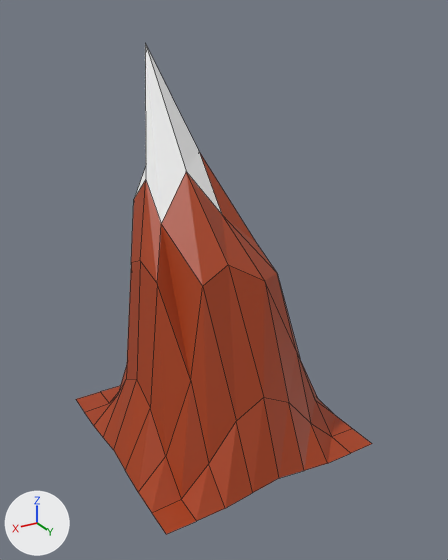
A saved change to the Blender file RBDCivilization/Assets/Models/Landscape/Montaña5.blend.
Both versions are drawn from a camera (50 mm lens) standing at (19.5, 33.6, 28.1) and looking at (-0.1, 1.0, 11.8). The axes (+X, +Y, +Z) are drawn at lower left. The lights are the same throughout. Mesh edges are drawn as thin lines.
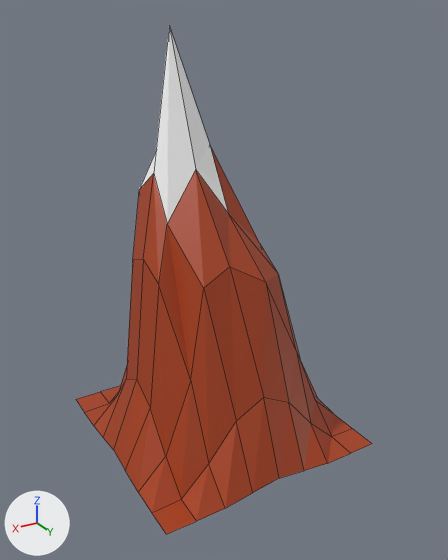
Changed parts and their boxes (x1, y1, x2, y2) in the pictures (448 x 560 px; the box of a moved part takes in the faces that stretch with it):
'Plane.001', reshaped: before (76, 44, 372, 534); after (76, 27, 372, 534)
part 1 of me_plane_002, moved or reshaped: before (127, 44, 293, 391); after (127, 27, 293, 391)

What changed in the scene script:
```text
Change me_plane_002:
    used by ob_plane_001; location = (0.0, 0.0, 0.0); scale = (8.13, 8.13, 8.13)
    remove me_plane_002.from_pydata(...)  # 81 vertices, 64 faces; spans x -1.0..1.0, y -1.0..1.0, z 0.0..3.24
    add me_plane_002.from_pydata(...)  # 81 vertices, 64 faces; spans x -1.0..1.0, y -1.0..1.0, z 0.0..3.37
    me_plane_002 part 1: 21 of 81 vertices moved; they spanned x -0.48..0.6, y -0.94..0.43, z 1.44..3.24 and now span x -0.48..0.6, y -0.61..0.45, z 1.45..3.37; mean shift (0.0, 0.1, 0.05); largest move (0.11, -0.94, 3.24) -> (0.11, -0.48, 3.37)
```
